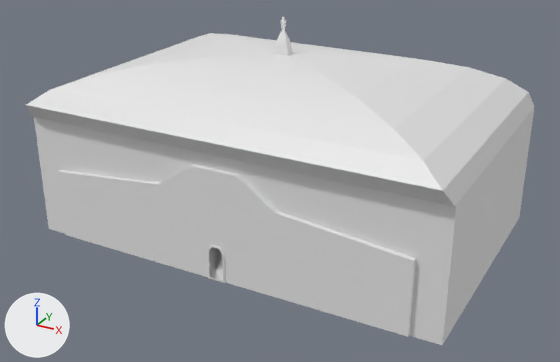
What one commit did to the FBX model Assets/map/HG.fbx.
One viewpoint serves both versions: a camera (50 mm lens) standing at (102.3, -68.8, 42.3) and looking at (63.7, 1.4, 7.2). The axes (+X, +Y, +Z) are drawn at lower left. The lights are the same throughout. Vertices at the same position are counted once.
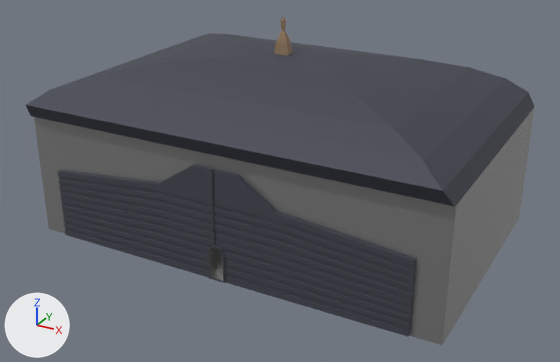
Patch to the scene script:
```diff
--- a/Assets/map/HG.fbx.py
+++ b/Assets/map/HG.fbx.py
@@ mat_material_003 @@
+mat_material_003 = principled_material('Material.003')
+mat_material_003.base_color = (0.0892, 0.0948, 0.121)  # dark grey #545762
+mat_material_003.metallic = 0.571
+mat_material_003.roughness = 0.758
@@ mat_metal @@
+mat_metal = principled_material('metal')
+mat_metal.base_color = (0.346, 0.346, 0.346)  # grey #9f9f9f
+mat_metal.metallic = 0.687
+mat_metal.roughness = 0.26
@@ mat_material_004 @@
+mat_material_004 = principled_material('Material.004')
+mat_material_004.base_color = (0.296, 0.197, 0.115)  # brown #947b5f
@@ me_cube_004 @@
 # used by ob_cube; location = (62.96, 3.48, 7.29); rotation_euler = (0.0, 3.142, 0.0), in degrees (0, 180, 0); scale = (-24.0, -16.0, -7.05)
-me_cube_004.from_pydata(...)  # 282 vertices, 256 faces; spans x -1.0..1.0, y -1.0..0.97, z -1.0..2.54
+me_cube_004.from_pydata(...)  # 954 vertices, 928 faces; spans x -1.0..1.0, y -1.0..0.97, z -1.0..2.54
+# me_cube_004 part 1: 2 vertices moved within x 0.0, y 0.75, z -0.97..0.36; 2 vertices removed from x 0.0, y 0.89, z -0.97..0.36; 674 vertices added at x -0.87..0.87, y 0.74..0.89, z -0.97..0.77
+# me_cube_004 part 2: 190 faces spanning x -1.0..1.0, y -1.0..0.97, z -1.0..1.97 switch from no material to mat_material_003 (dark grey #545762)
+# me_cube_004 part 3: 16 faces spanning x -1.0..1.0, y -1.0..0.9, z -1.0..1.0 switch from no material to mat_metal (grey #9f9f9f)
+# me_cube_004 part 4: 33 faces spanning x -0.04..0.04, y -0.04..0.04, z 1.97..2.54 switch from no material to mat_material_004 (brown #947b5f)
```

Where the change shows, as pixel boxes (x1, y1, x2, y2) in the pictures (560 x 362 px):
part 1 of me_cube_004, built on
    before: (157, 166, 276, 297)
    after: (57, 165, 416, 337)
part 2 of me_cube_004, recoloured (white to grey)
    both: (26, 33, 534, 283)
part 3 of me_cube_004, recoloured
    both: (34, 108, 534, 345)
part 4 of me_cube_004, recoloured (white to brown)
    both: (274, 17, 293, 56)
